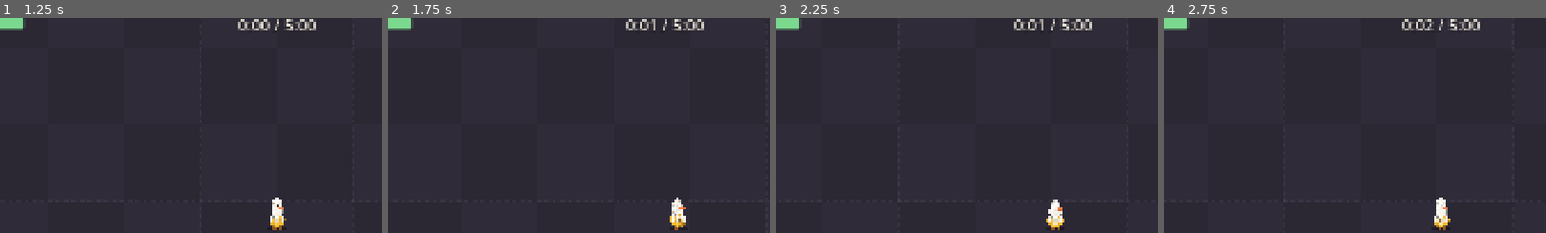
Above: before the commit, frames 1-4 (left to right).
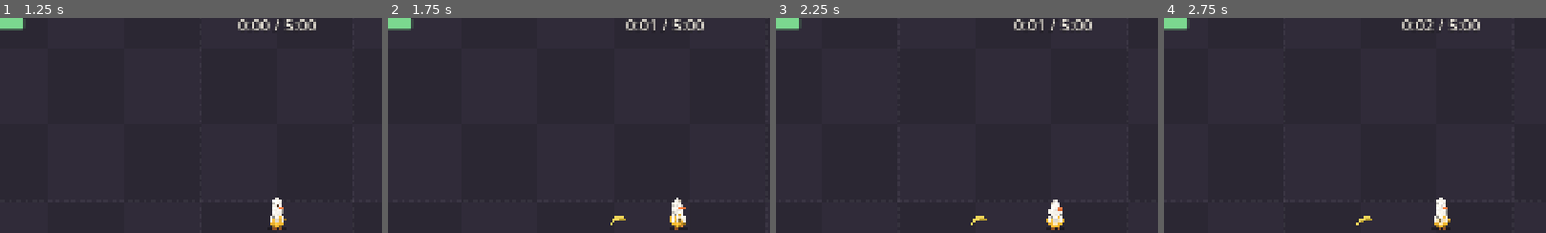
Above: after the commit, the same moments.

Repository: DennitoCheeto/stuffed
Game: Godot game, scene res://src/main/main.tscn
Same seed, same stepped clock (60 frames per second), same inputs: the game is played once before the commit and once after it.
Inputs (mouse positions are % of the whole screen's width and height, from its top left):
- Up to frame 1 (1.25 s): click "Start run" at 0.5 s
- Up to frame 2 (1.75 s): tap Enter at 1.25 s; move the mouse to (72, 45) at 1.27 s; hold D (p1_move_right) from 1.28 s (still down); tap Space (p1_dash) at 1.35 s; click (72, 45) at 1.42 s
- Up to frame 3 (2.25 s): release D (p1_move_right) at 2 s; drag from (30, 55) to (45, 70) at 2.02 s
- Up to frame 4 (2.75 s): no input
The pictures show only the part of the screen within x 14-64%, y 3-53%; the shares and areas given below are measured in that part.

Frame 1 is identical in both runs. In frame 2, less than 0.1% of the frame differs, in the area x 58-63%, y 92-97%; in frame 3, less than 0.1%, in the area x 51-56%, y 92-97%; in frame 4, less than 0.1%.

Commit message:
M1-10: Slippery passive
- Every dash drops a banana peel where the dash started (floor layer under the zombies)
- The first zombies to step on it slip: stunned (they spin, little stars circle), then
  move again; the peel is used up, or disappears after its lifetime; at most 3 peels
- Numbers in Banane's hero data (lifetime 4 s, stun 1 s, max 3, radius)
- Scenario tests for AC-6

Closes #12

Co-Authored-By: Claude Opus 5.5 <noreply@anthropic.com>

Diff:
--- a/data/heroes/banane.tres
+++ b/data/heroes/banane.tres
@@ -15,3 +15,8 @@
 hitbox_radius = 12.0
 pickup_range = 60.0
 starting_weapon = ExtResource("2_weapon")
+slippery = true
+peel_lifetime = 4.0
+peel_stun = 1.0
+peel_max = 3
+peel_radius = 18.0
--- /dev/null
+++ b/src/effects/stun_stars.gd
@@ -0,0 +1,34 @@
+class_name StunStars
+extends Node2D
+## Little stars circling above a stunned zombie's head.
+
+const STAR_COLOR: Color = Color("#ffe27a")
+const EDGE_COLOR: Color = Color("#5a4a1a")
+const COUNT: int = 3
+const ORBIT: Vector2 = Vector2(16.0, 5.0)
+const SPEED: float = 7.0
+
+var _time: float = 0.0
+
+
+func _process(delta: float) -> void:
+	_time += delta
+	queue_redraw()
+
+
+func _draw() -> void:
+	for i: int in COUNT:
+		var angle: float = _time * SPEED + TAU * i / COUNT
+		var center: Vector2 = Vector2(cos(angle) * ORBIT.x, sin(angle) * ORBIT.y)
+		_star(center, 4.5)
+
+
+func _star(center: Vector2, size: float) -> void:
+	var points: PackedVector2Array = []
+	for i: int in 10:
+		var reach: float = size if i % 2 == 0 else size * 0.45
+		points.append(center + Vector2.from_angle(-PI / 2.0 + TAU * i / 10.0) * reach)
+	var edge: PackedVector2Array = points.duplicate()
+	edge.append(points[0])
+	draw_colored_polygon(points, STAR_COLOR)
+	draw_polyline(edge, EDGE_COLOR, 1.0)
--- a/src/enemies/zombie.gd
+++ b/src/enemies/zombie.gd
@@ -21,6 +21,7 @@
 
 var _time: float = 0.0
 var _since_hit: float = INF
+var _stars: StunStars
 
 
 ## `phase` (0..1) keeps zombies from shambling in perfect sync.
@@ -51,6 +52,20 @@
 	return stats.radius
 
 
+## Can't move for `seconds` (slipped on a banana peel): it spins and sees stars.
+func stun(seconds: float) -> void:
+	stun_left = maxf(stun_left, seconds)
+	if _stars == null:
+		_stars = StunStars.new()
+		_stars.position = Vector2(0.0, -48.0)
+		add_child(_stars)
+	_stars.visible = true
+
+
+func is_stunned() -> bool:
+	return stun_left > 0.0
+
+
 ## Advances its timers and animation by one frame.
 func tick(delta: float) -> void:
 	_time += delta
@@ -58,3 +73,6 @@
 	stun_left = maxf(stun_left - delta, 0.0)
 	knockback = knockback.lerp(Vector2.ZERO, minf(KNOCKBACK_DECAY * delta, 1.0))
 	puppet.animate(_time, heading != Vector2.ZERO, _since_hit, heading.x < 0.0)
+	if _stars != null:
+		_stars.visible = is_stunned()
+		puppet.spin(stun_left)
--- a/src/enemies/zombie_puppet.gd
+++ b/src/enemies/zombie_puppet.gd
@@ -67,6 +67,14 @@
 	flash.visible = since_hit < FLASH_TIME
 
 
+## While stunned the zombie spins around (call after `animate`); 0 = not stunned.
+func spin(stun_left: float) -> void:
+	if stun_left > 0.0:
+		origin.rotation = stun_left * TAU * 1.5
+	else:
+		origin.rotation = 0.0
+
+
 ## The pieces that fly apart when the zombie dies (the button eye flies on its own).
 func burst_pieces() -> Array[Node2D]:
 	return [body, limb_left, limb_right, head, eye]
--- /dev/null
+++ b/src/passives/banana_peel.gd
@@ -0,0 +1,58 @@
+class_name BananaPeel
+extends Node2D
+## A banana peel on the floor (Slippery). The first zombies to step on it slip and are stunned,
+## then it is used up. It also disappears after its lifetime.
+
+## Zombies slipped on this peel (for the "zwiip" sound later).
+signal slipped(zombies: int)
+
+const COLOR: Color = Color("#f2d65a")
+const EDGE_COLOR: Color = Color("#b49a2c")
+const POP_IN_TIME: float = 0.15
+const FADE_TIME: float = 0.4
+
+var lifetime: float = 4.0
+var stun: float = 1.0
+var radius: float = 18.0
+var used: bool = false
+
+var _age: float = 0.0
+var _shape: PackedVector2Array = []
+
+
+func _ready() -> void:
+	_shape = FeltShapes.svg_path(
+		PackedFloat32Array([-16, 4, -10, -12, 10, -12, 16, 4, 8, -4, -8, -4, -16, 4])
+	)
+	rotation = randf_range(-0.6, 0.6)
+	scale = Vector2.ZERO
+
+
+func _physics_process(delta: float) -> void:
+	_age += delta
+	scale = Vector2.ONE * minf(_age / POP_IN_TIME, 1.0) * 1.3
+	if _age >= lifetime:
+		remove()
+		return
+	modulate.a = clampf((lifetime - _age) / FADE_TIME, 0.0, 1.0)
+	var group: StringName = EnemyManager.GROUP
+	var manager: EnemyManager = get_tree().get_first_node_in_group(group) as EnemyManager
+	if manager == null:
+		return
+	var victims: Array[Zombie] = manager.query_circle(global_position, radius)
+	if victims.is_empty():
+		return
+	for zombie: Zombie in victims:
+		zombie.stun(stun)
+	slipped.emit(victims.size())
+	remove()
+
+
+func remove() -> void:
+	used = true
+	queue_free()
+
+
+func _draw() -> void:
+	draw_colored_polygon(FeltShapes.shifted(_shape, Vector2(1.0, 2.0)), EDGE_COLOR)
+	draw_colored_polygon(_shape, COLOR)
--- /dev/null
+++ b/src/passives/slippery.gd
@@ -0,0 +1,32 @@
+class_name Slippery
+extends Node
+## Banane's passive: every dash drops a banana peel where the dash started.
+## Peels go on the run's floor layer (group "floor_items"), under the zombies.
+
+const FLOOR_GROUP: StringName = &"floor_items"
+
+var player: Player
+## This player's peels on the floor, oldest first.
+var peels: Array[BananaPeel] = []
+
+
+func setup(owner_player: Player) -> void:
+	player = owner_player
+	player.dashed.connect(_on_dashed)
+
+
+func _on_dashed(from_position: Vector2, _direction: Vector2) -> void:
+	var floor_layer: Node = get_tree().get_first_node_in_group(FLOOR_GROUP)
+	if floor_layer == null:
+		return
+	peels = peels.filter(func(peel: BananaPeel) -> bool: return is_instance_valid(peel))
+	while peels.size() >= player.stats.peel_max:
+		var oldest: BananaPeel = peels.pop_front()
+		oldest.remove()
+	var peel: BananaPeel = BananaPeel.new()
+	peel.lifetime = player.stats.peel_lifetime
+	peel.stun = player.stats.peel_stun
+	peel.radius = player.stats.peel_radius
+	peel.position = from_position
+	floor_layer.add_child(peel)
+	peels.append(peel)
--- a/src/player/hero_stats.gd
+++ b/src/player/hero_stats.gd
@@ -20,3 +20,15 @@
 @export var pickup_range: float = 60.0
 ## The weapon the hero starts every run with.
 @export var starting_weapon: WeaponStats
+
+@export_group("Slippery (Banane's passive)")
+## Every dash drops a banana peel where it started (off for heroes without the passive).
+@export var slippery: bool = false
+## Seconds a peel stays on the floor if nobody steps on it.
+@export var peel_lifetime: float = 4.0
+## Seconds a zombie is stunned after slipping.
+@export var peel_stun: float = 1.0
+## Peels on the floor at once (the oldest goes when a new one would be too many).
+@export var peel_max: int = 3
+## Radius of a peel's slippery area, in pixels.
+@export var peel_radius: float = 18.0
--- a/src/player/player.gd
+++ b/src/player/player.gd
@@ -55,6 +55,11 @@
 	var shape: CircleShape2D = CircleShape2D.new()
 	shape.radius = stats.hitbox_radius
 	_hitbox.shape = shape
+	if stats.slippery:
+		var slippery: Slippery = Slippery.new()
+		slippery.name = "Slippery"
+		add_child(slippery)
+		slippery.setup(self)
 	if stats.starting_weapon != null:
 		add_weapon(stats.starting_weapon)
 
--- a/src/run/run.tscn
+++ b/src/run/run.tscn
@@ -25,6 +25,8 @@
 script = ExtResource("9_pickups")
 rules = ExtResource("10_xp")
 
+[node name="FloorItems" type="Node2D" parent="." groups=["floor_items"]]
+
 [node name="Actors" type="Node2D" parent="."]
 y_sort_enabled = true
 
--- /dev/null
+++ b/tests/scenarios/test_01_core_run_slippery.gd
@@ -0,0 +1,94 @@
+extends "res://tests/scenarios/run_scenario.gd"
+## Scenario (spec 01 §4, AC-6): Slippery, Banane's passive. Every dash drops a banana peel.
+
+const SHAMBLER: EnemyStats = preload("res://data/enemies/shambler.tres")
+
+var run: Run
+
+
+func _quiet_run() -> Run:
+	run = await start_run()
+	run.spawner.active = false
+	disarm(first_player())
+	return run
+
+
+func _peels() -> Array[BananaPeel]:
+	var result: Array[BananaPeel] = []
+	for child: Node in run.get_node("FloorItems").get_children():
+		if child is BananaPeel and not child.is_queued_for_deletion():
+			result.append(child as BananaPeel)
+	return result
+
+
+## Lets Banane dash again right away (on a copy of his stats, so other scenarios keep theirs).
+func _quick_dashes(banane: Player) -> void:
+	banane.stats = banane.stats.duplicate()
+	banane.stats.dash_cooldown = 0.1
+
+
+func test_ac6_a_dash_drops_a_peel_where_it_started() -> void:
+	await _quiet_run()
+	var banane: Player = first_player()
+	var start: Vector2 = banane.global_position
+	await tap_action("p1_dash")
+	await wait_physics_frames(2)
+	var peels: Array[BananaPeel] = _peels()
+	assert_eq(peels.size(), 1, "one peel")
+	assert_almost_eq(peels[0].position, start, Vector2.ONE * 3.0, "at the dash start")
+
+
+func test_ac6_zombie_on_the_peel_is_stunned_then_moves_again() -> void:
+	await _quiet_run()
+	var banane: Player = first_player()
+	var peel_spot: Vector2 = banane.global_position
+	await tap_action("p1_dash")
+	await wait_physics_frames(15)
+	# A shambler walks towards Banane right across the peel.
+	var zombie: Zombie = run.enemies.spawn(SHAMBLER, peel_spot + Vector2(-60, 0))
+	var stun: float = banane.stats.peel_stun
+	var slipped: bool = false
+	for frame: int in 120:
+		await wait_physics_frames(1)
+		if zombie.is_stunned():
+			slipped = true
+			break
+	assert_true(slipped, "the zombie slipped on the peel")
+	assert_eq(_peels().size(), 0, "the peel is used up")
+	var stuck_at: Vector2 = zombie.position
+	await wait_physics_frames(roundi(stun * FPS) - 10)
+	assert_almost_eq(zombie.position, stuck_at, Vector2.ONE * 1.0, "stays put while stunned")
+	await wait_physics_frames(30)
+	assert_false(zombie.is_stunned())
+	assert_gt(zombie.position.distance_to(stuck_at), 5.0, "moves again afterwards")
+
+
+func test_ac6_at_most_three_peels() -> void:
+	await _quiet_run()
+	var banane: Player = first_player()
+	_quick_dashes(banane)
+	for i: int in 5:
+		await tap_action("p1_dash")
+		await wait_physics_frames(15)
+	assert_eq(_peels().size(), banane.stats.peel_max)
+	assert_eq(banane.stats.peel_max, 3)
+
+
+func test_ac6_unused_peel_disappears_after_its_lifetime() -> void:
+	await _quiet_run()
+	var banane: Player = first_player()
+	banane.stats = banane.stats.duplicate()
+	banane.stats.peel_lifetime = 0.5
+	await tap_action("p1_dash")
+	await wait_physics_frames(5)
+	assert_eq(_peels().size(), 1)
+	await wait_seconds(0.6)
+	assert_eq(_peels().size(), 0, "gone after its lifetime")
+
+
+func test_ac6_peel_numbers_come_from_banane_data() -> void:
+	var stats: HeroStats = load("res://data/heroes/banane.tres")
+	assert_true(stats.slippery)
+	assert_eq(stats.peel_lifetime, 4.0)
+	assert_eq(stats.peel_stun, 1.0)
+	assert_eq(stats.peel_max, 3)
Not shown, added: src/effects/stun_stars.gd.uid
Not shown, added: src/passives/banana_peel.gd.uid
Not shown, added: src/passives/slippery.gd.uid
Not shown, added: tests/scenarios/test_01_core_run_slippery.gd.uid
